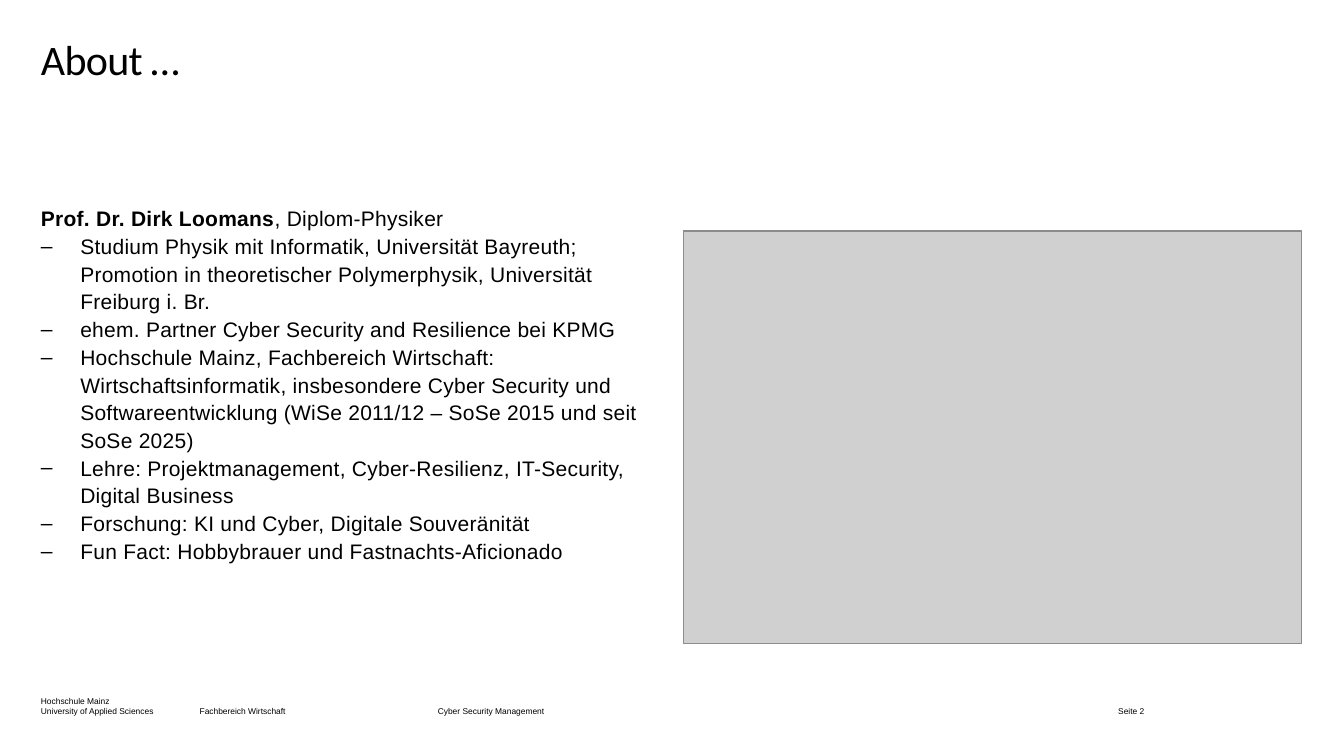
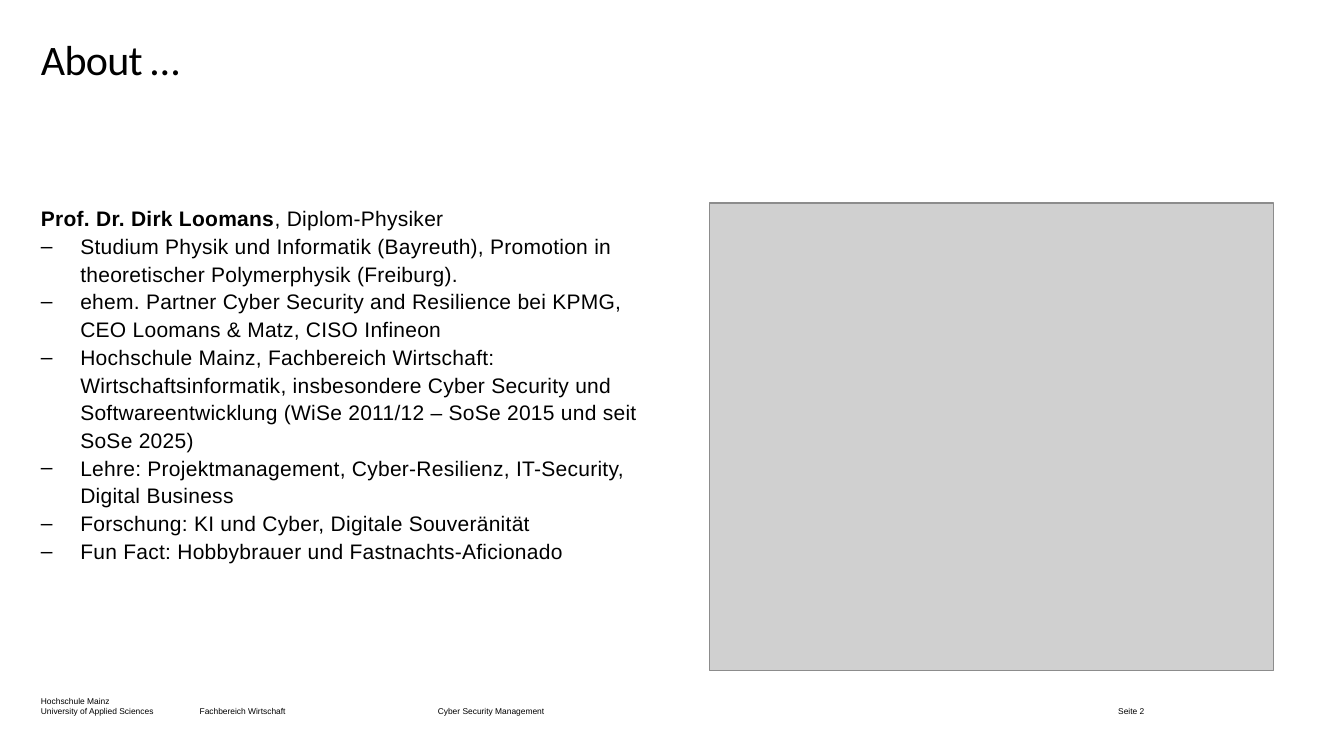
Before and after one commit to dlo-delphi/csm-cyber_resilienz-quarto, a slide deck: slide 2 of Präsentationen/Termin-01/_powerpoint/main.pptx. Drawn at 1344x756 pixels with LibreOffice and Linux fonts; fonts in the diff are those of the drawing; grey boxes stand for pictures; background and template pictures are left out. Boxes give left, top, right and bottom in pixels: in the first picture for what was removed or moved away, otherwise in the second. Text is boxed around its words. In the diff, an @@ line names an element or a change of style, - is before the commit and + after.

```diff
--- a/Präsentationen/Termin-01/_powerpoint/main.pptx
+++ b/Präsentationen/Termin-01/_powerpoint/main.pptx
@@ picture: place and size @@
-picture at (684, 231, 1303, 644)
+picture at (710, 203, 1274, 670)
@@ text at (80, 238, 621, 340): text changed @@
-– Studium Physik mit Informatik, Universität Bayreuth; Promotion in theoretischer Polymerphysik, Universität Freiburg i. Br.
-– ehem. Partner Cyber Security and Resilience bei KPMG
+– Studium Physik und Informatik (Bayreuth), Promotion in theoretischer Polymerphysik (Freiburg).
+– ehem. Partner Cyber Security and Resilience bei KPMG, CEO Loomans & Matz, CISO Infineon
```
Also in this commit, not shown: 1 other slide changed, 16 other files.
